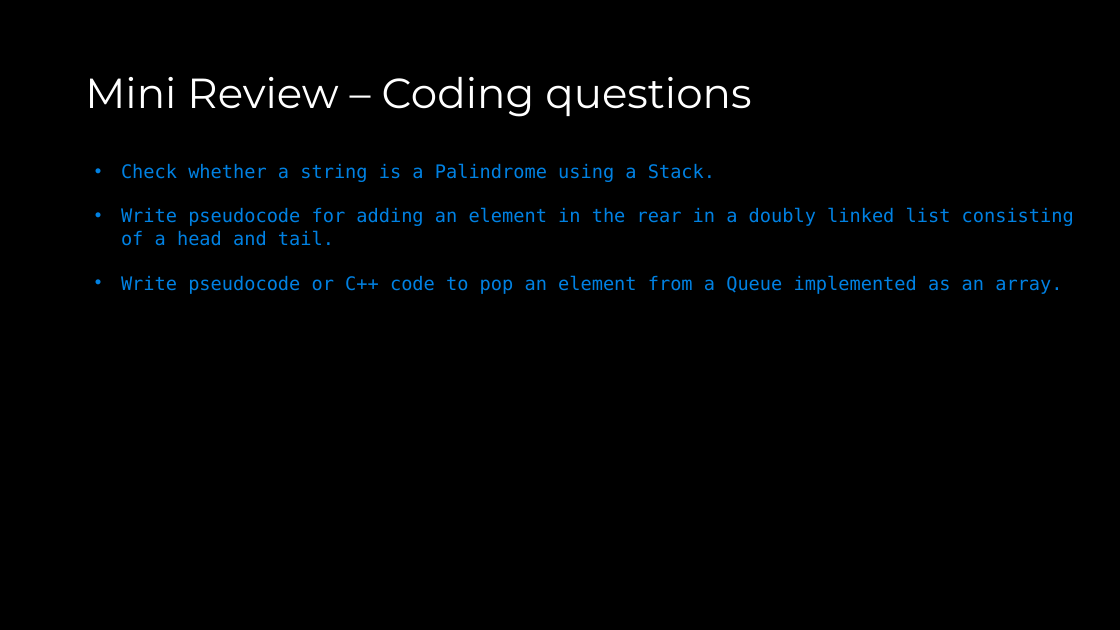
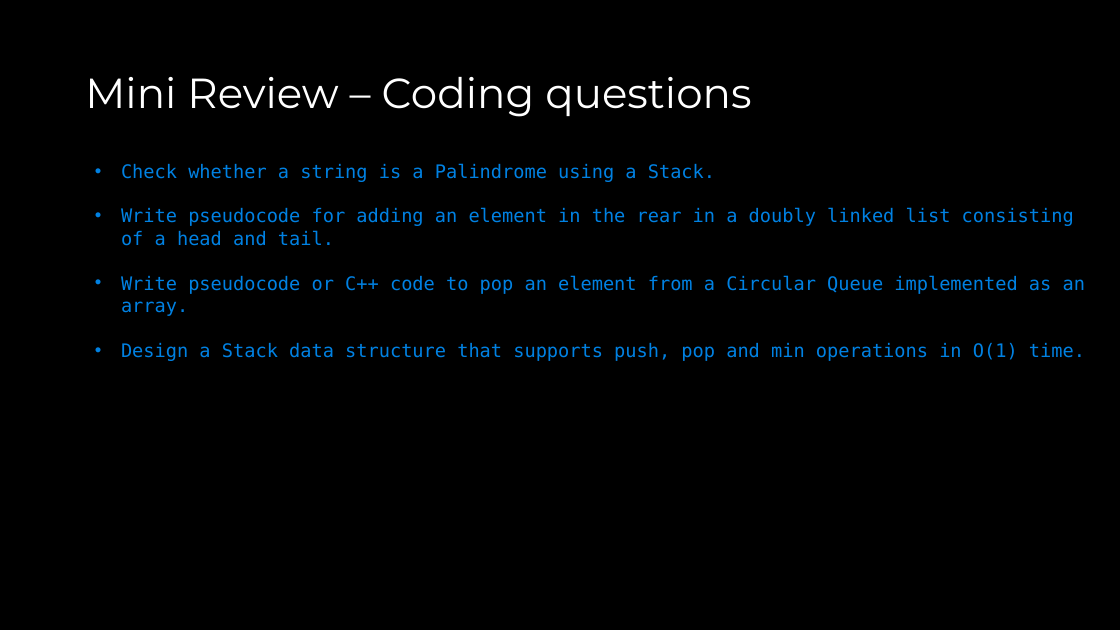
Before and after one commit to COP3530/Instructional-Content, a slide deck: slide 25 of Slides-PPT/Exam 1 - Review A.pptx. Drawn at 1120x630 pixels with LibreOffice and Linux fonts; fonts in the diff are those of the drawing. Boxes give left, top, right and bottom in pixels: in the first picture for what was removed or moved away, otherwise in the second. Text is boxed around its words. In the diff, an @@ line names an element or a change of style, - is before the commit and + after.

```diff
--- a/Slides-PPT/Exam 1 - Review A.pptx
+++ b/Slides-PPT/Exam 1 - Review A.pptx
@@ text at (121, 275, 1085, 361): text changed @@
-• Write pseudocode or C++ code to pop an element from a Queue implemented as an array.
+• Write pseudocode or C++ code to pop an element from a Circular Queue implemented as an array.
+• Design a Stack data structure that supports push, pop and min operations in O(1) time.
```
Also in this commit, not shown: 1 other slide changed, 3 other files.
